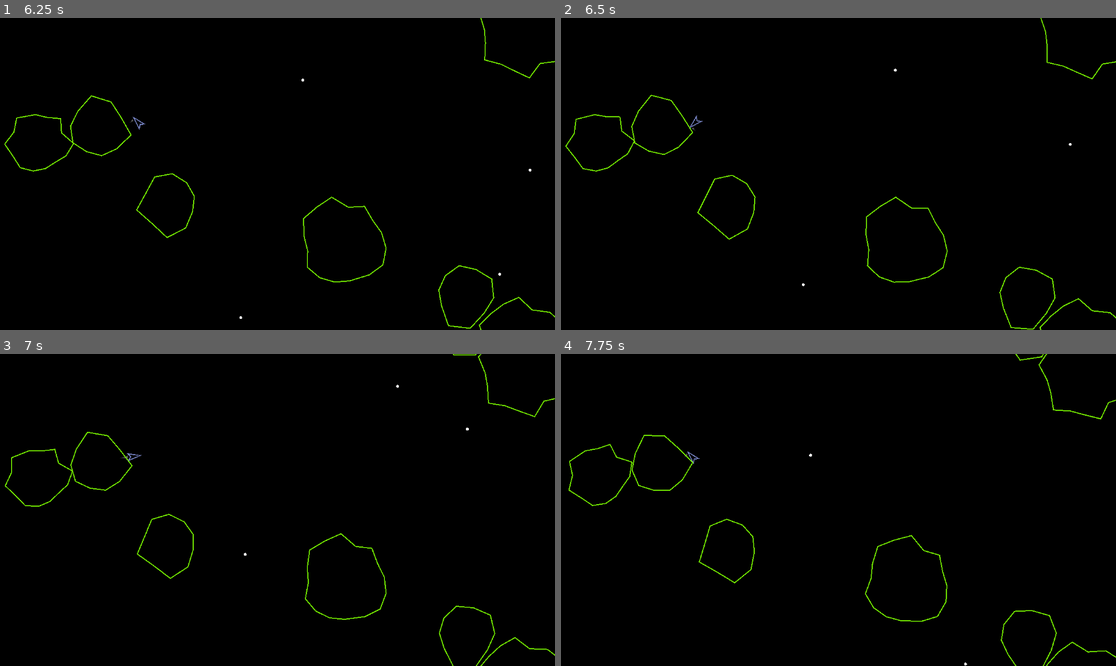
Above: before the commit, frames 1-4 (two rows, left to right).
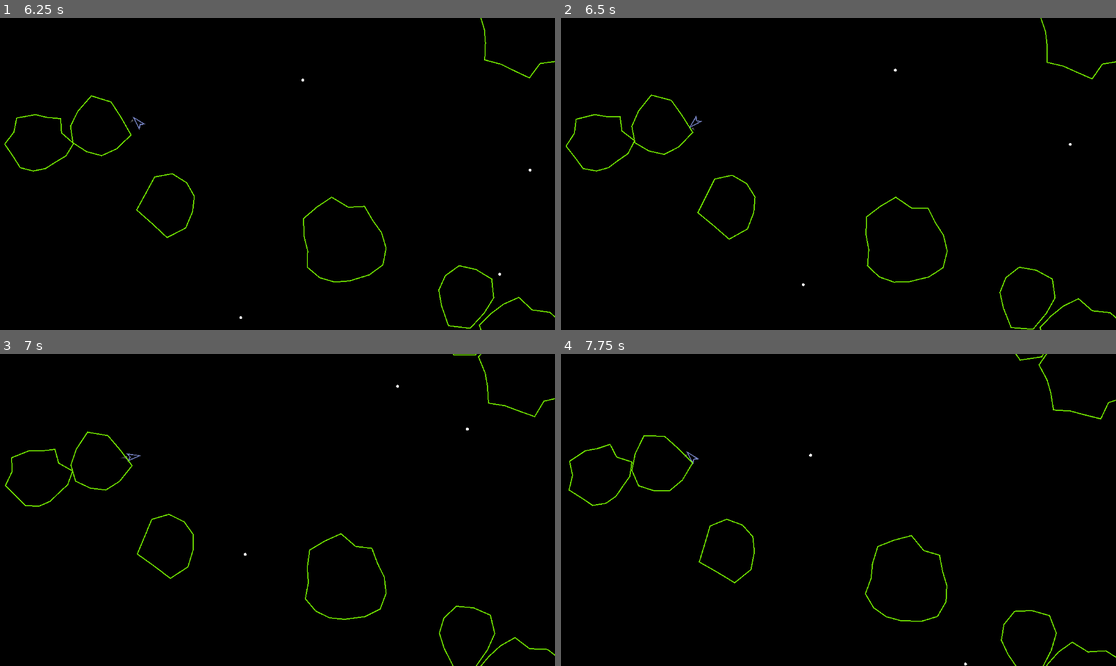
Above: after the commit, the same moments.

Repository: m-e-conroy/godot-asteroids
Game: Godot game, scene res://test.tscn
The game is run twice, just before and just after one commit, with the same random seed, the same clock (stepped at 60 frames per second) and the same inputs.
Inputs:
- Up to frame 1 (6.25 s): hold A (turn_right) 0.53-1.28 s; tap Space (fire) every 1.5 s from 0.6 to 5.1 s; hold D (turn_left) 1.28-2.03 s; tap S (shield) every 1.5 s from 1.35 to 5.85 s; hold A (turn_right) 2.03-2.78 s; hold W (thrust) 2.78-3.53 s; hold D (turn_left) 3.53-5.78 s; hold A (turn_right) from 5.78 s (still down)
- Up to frame 2 (6.5 s): keep holding A (turn_right)
- Up to frame 3 (7 s): release A (turn_right) at 6.53 s; hold W (thrust) from 6.53 s (still down); tap Space (fire) at 6.6 s
- Up to frame 4 (7.75 s): release W (thrust) at 7.28 s; hold A (turn_right) from 7.28 s (still down); tap S (shield) at 7.35 s

Frame 1 is identical in both runs. In frame 2, 0.1% of the frame differs, in the area x 0-26%, y 24-50%; in frame 3, 0.1%; in frame 4, 0.2%, in the area x 1-26%, y 25-49%.
Error in both runs: Invalid access to property or key 'mass' on a base object of type 'CharacterBody2D (ship.gd)'. (res://scripts/asteroid.gd:92)

Commit message:
Efficiency changes to the player ship

Diff:
--- a/Player/ship.gd
+++ b/Player/ship.gd
@@ -6,6 +6,7 @@
 var bullet = preload("res://characters/bullet.tscn")
 
 @onready var screen_size = get_viewport_rect().size
+@onready var PARENT := get_parent()
 
 @export_group('Motion Parameters')
 @export var ACCELERATION := 75.0
@@ -56,9 +57,8 @@
 func _ready():
 	$ProjectileSpawnLocation.position = Vector2(0,-20.0) # set location where the ship's bullets will appear ahead of the ship
 
-	var parent = get_parent()
-	if parent != null:
-		parent.connect("projectile_destroyed", _on_projectile_destroyed)
+	if (PARENT != null) && (PARENT.has_signal("projectile_destroyed")):
+		PARENT.connect("projectile_destroyed", _on_projectile_destroyed)
 
 func _physics_process(delta):
 	if THRUST:
--- a/Player/shipCollision.gd
+++ b/Player/shipCollision.gd
@@ -1,8 +1,16 @@
 extends CollisionPolygon2D
+
+@onready var SPRITE: Sprite2D = $"../Sprite2D"
 
 # drawing shapes
 const SHIP_COLLISION_SHAPE: Array = [Vector2(0,-16), Vector2(8,11), Vector2(0,6), Vector2(-8,11), Vector2(0,-16)]
 
 # Called when the node enters the scene tree for the first time.
 func _ready():
-	set_polygon(SHIP_COLLISION_SHAPE)
+	if SPRITE.SHIP_SHAPE:
+		set_polygon(SPRITE.SHIP_SHAPE)
+	else:
+		set_polygon(SHIP_COLLISION_SHAPE)
+	# if
+	set_one_way_collision_margin(2.0)
+# _ready
--- a/Player/shipSprite.gd
+++ b/Player/shipSprite.gd
@@ -16,11 +16,11 @@
 var thrusterColorGradient: PackedColorArray = PackedColorArray([Color.DIM_GRAY, Color.BLACK, Color.DIM_GRAY, Color.DIM_GRAY])
 
 func _draw():
+	if !PARENT:
+		PARENT = get_parent()
+
 	# draw the ship
 	draw_polyline(PackedVector2Array(SHIP_SHAPE), SHIP_COLOR, 2.0)
-
-	if !PARENT:
-		PARENT = get_parent()
 
 	# draw thrusters when parent variable is true for that thruster
 	if PARENT.TURN_LEFT:
--- a/project.godot
+++ b/project.godot
@@ -15,6 +15,10 @@
 config/features=PackedStringArray("4.2", "Mobile")
 boot_splash/bg_color=Color(0, 0, 0, 1)
 config/icon="res://icon.svg"
+
+[autoload]
+
+Utils="*res://scripts/utils.gd"
 
 [file_customization]
 
--- a/scripts/asteroid.gd
+++ b/scripts/asteroid.gd
@@ -107,8 +107,8 @@
 	else:
 		return 1
 
-func normalize(val, min, max):
-	return (val - min) / (max - min)
+func normalize(val, minimum, maximum):
+	return (val - minimum) / (maximum - minimum)
 
 func take_damange():
 	strength -= 1
--- /dev/null
+++ b/scripts/utils.gd
@@ -0,0 +1,20 @@
+extends Node
+
+func expandShape(shapeArr: Array, pixels: int):
+	return shapeArr.map(
+		func expandVector(v: Vector2):
+			var newV: Vector2 = Vector2(0,0)
+			if v.x > 0:
+				newV.x = v.x + pixels
+			elif v.x < 0:
+				newV.x = v.x - pixels
+
+			if v.y > 0:
+				newV.y = v.y + pixels
+			elif v.y < 0:
+				newV.y = v.y - pixels
+
+			return newV
+		# expandVector
+	)
+# expandShape
